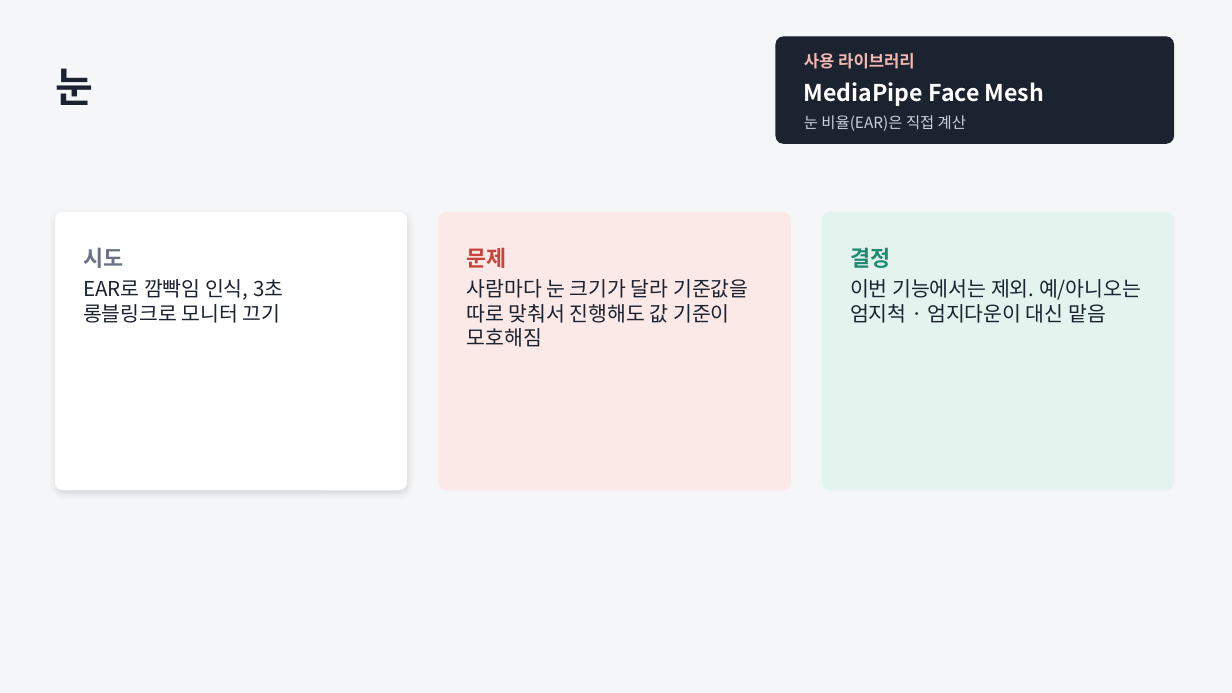
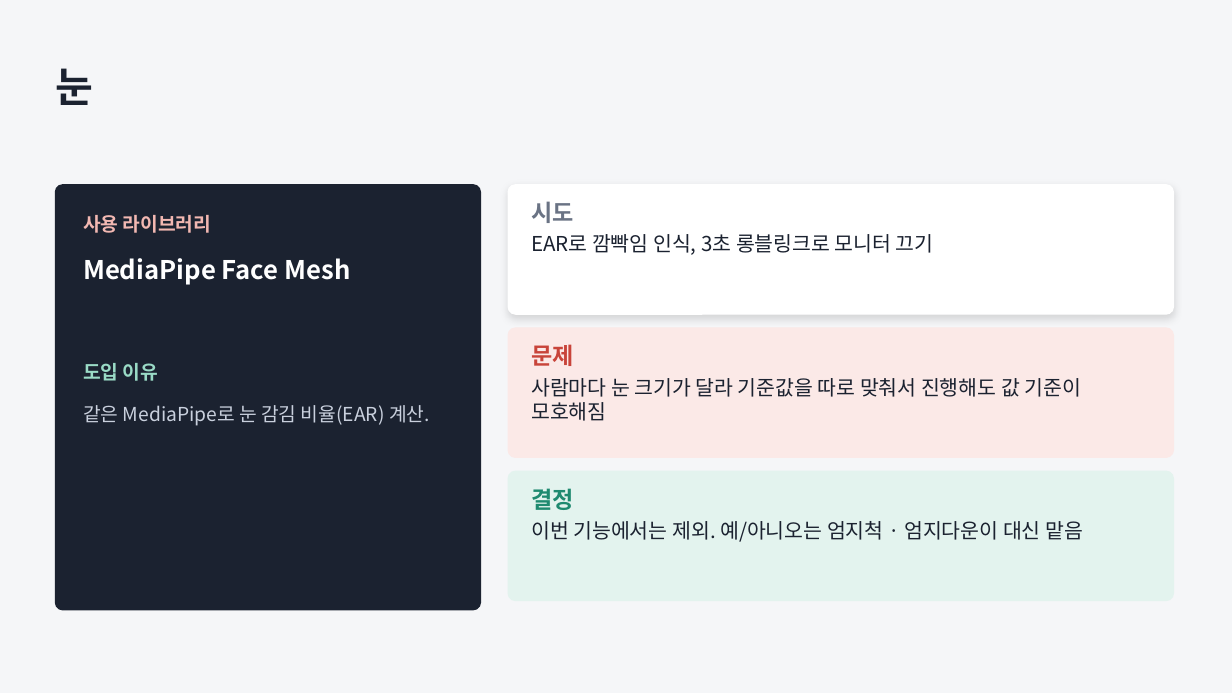
Before and after one commit to JungUH-0/JungPra, a slide deck: slide 10 of pythonpra/myproject/ppt/assistant_process.pptx. Drawn at 1232x693 pixels with LibreOffice and Linux fonts; fonts in the diff are those of the drawing. Boxes give left, top, right and bottom in pixels: in the first picture for what was removed or moved away, otherwise in the second. Text is boxed around its words. In the diff, an @@ line names an element or a change of style, - is before the commit and + after.

```diff
--- a/pythonpra/myproject/ppt/assistant_process.pptx
+++ b/pythonpra/myproject/ppt/assistant_process.pptx
@@ rounded rectangle: place and size @@
-rounded rectangle at <box>776,37,1174,143</box>
+rounded rectangle at <box>55,185,481,610</box>
@@ rounded rectangle at <box>55,185,481,610</box>: proportions changed @@
@@ rounded rectangle added at <box>508,185,1174,314</box>, fill #FFFFFF, outline #FFFFFF 1 pt @@
@@ text at <box>531,201,574,223</box>: size 17 to 18 pt in "시도" @@
@@ text "시도": place and size @@
-text "시도" at <box>83,247,283,323</box>
+text "시도" at <box>531,201,934,255</box>
@@ rounded rectangle removed at <box>55,213,407,490</box> @@
@@ text "사용 라이브러리": place and size @@
-text "사용 라이브러리" at <box>804,53,915,69</box>
+text "사용 라이브러리" at <box>83,215,212,233</box>
@@ text "사용 라이브러리" at <box>83,215,212,233</box>: size 13 to 15 pt @@
@@ rounded rectangle removed at <box>439,213,790,490</box> @@
@@ rounded rectangle removed at <box>823,213,1174,490</box> @@
@@ text "MediaPipe Face Mesh": place and size @@
-text "MediaPipe Face Mesh" at <box>804,82,1044,106</box>
+text "MediaPipe Face Mesh" at <box>83,258,350,285</box>
@@ text "MediaPipe Face Mesh" at <box>83,258,350,285</box>: size 18 to 20 pt @@
@@ rounded rectangle added at <box>508,328,1174,457</box>, fill #FBE9E7, outline #FBE9E7 1 pt @@
@@ text at <box>531,344,574,366</box>: size 17 to 18 pt in "문제" @@
@@ text "문제": place and size @@
-text "문제" at <box>467,247,748,347</box>
+text "문제" at <box>531,344,1081,421</box>
@@ text added at <box>83,363,158,381</box>, 15 pt, text #9ADBC6, bold @@
+도입 이유
@@ text at <box>83,405,430,426</box>: text changed; size 12 to 15 pt @@
-눈 비율(EAR)은 직접 계산
+같은 MediaPipe로 눈 감김 비율(EAR) 계산.
@@ rounded rectangle added at <box>508,471,1174,601</box>, fill #E3F3EE, outline #E3F3EE 1 pt @@
@@ text at <box>531,488,574,510</box>: size 17 to 18 pt in "결정" @@
@@ text "결정": place and size @@
-text "결정" at <box>850,247,1141,323</box>
+text "결정" at <box>531,488,1083,542</box>
```
Also in this commit, not shown: 3 other slides changed, 3 other files.
